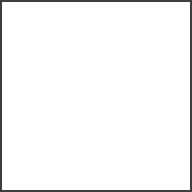
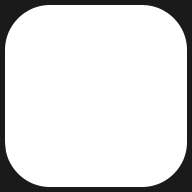
Before/after of a 192×192 layered artwork. What changed in the layer stack:
added layer "Capa 2" above "Rectángulo 1" over [0, 0, 192, 192]
painted on "Rectángulo 1" over [0, 0, 192, 192]
